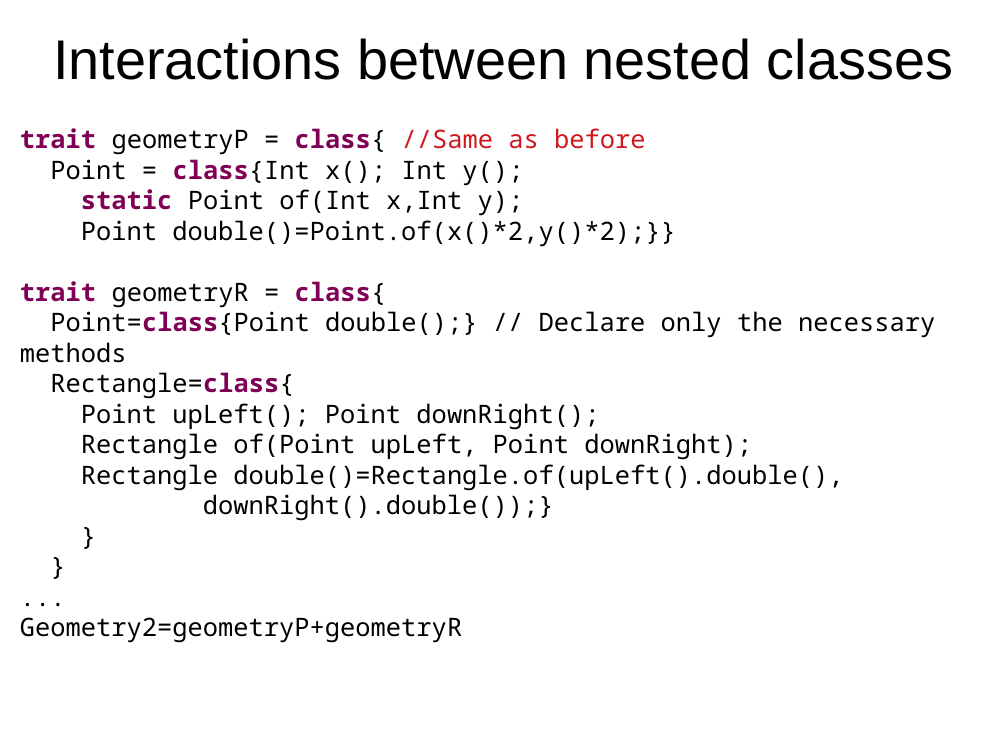
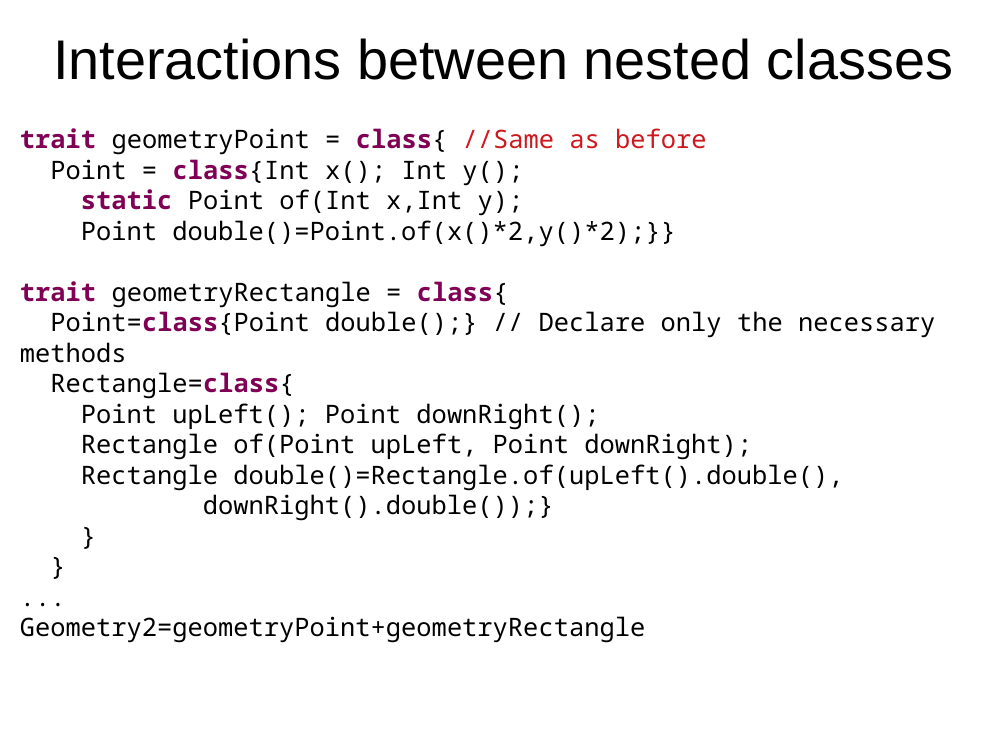
Before and after one commit to ElvisResearchGroup/L42, a slide deck: slide 5 of Main/papers/Sapling1/SaplingTalk.odp. Drawn at 1008x756 pixels with LibreOffice and Linux fonts; fonts in the diff are those of the drawing. Boxes give left, top, right and bottom in pixels: in the first picture for what was removed or moved away, otherwise in the second. Text is boxed around its words. In the diff, an @@ line names an element or a change of style, - is before the commit and + after.

```diff
--- a/Main/papers/Sapling1/SaplingTalk.odp
+++ b/Main/papers/Sapling1/SaplingTalk.odp
@@ text at [20, 128, 707, 155]: text changed; text colour #CE181E to #000000 @@
-trait geometryP = class{ //Same as before
+trait geometryPoint = class{ //Same as before
@@ text at [20, 281, 509, 308]: text changed @@
-trait geometryR = class{
+trait geometryRectangle = class{
@@ text at [20, 616, 645, 643]: text changed @@
-Geometry2=geometryP+geometryR
+Geometry2=geometryPoint+geometryRectangle
```
Also in this commit, not shown: 8 other slides changed, 1 slide added, 3 other files.
